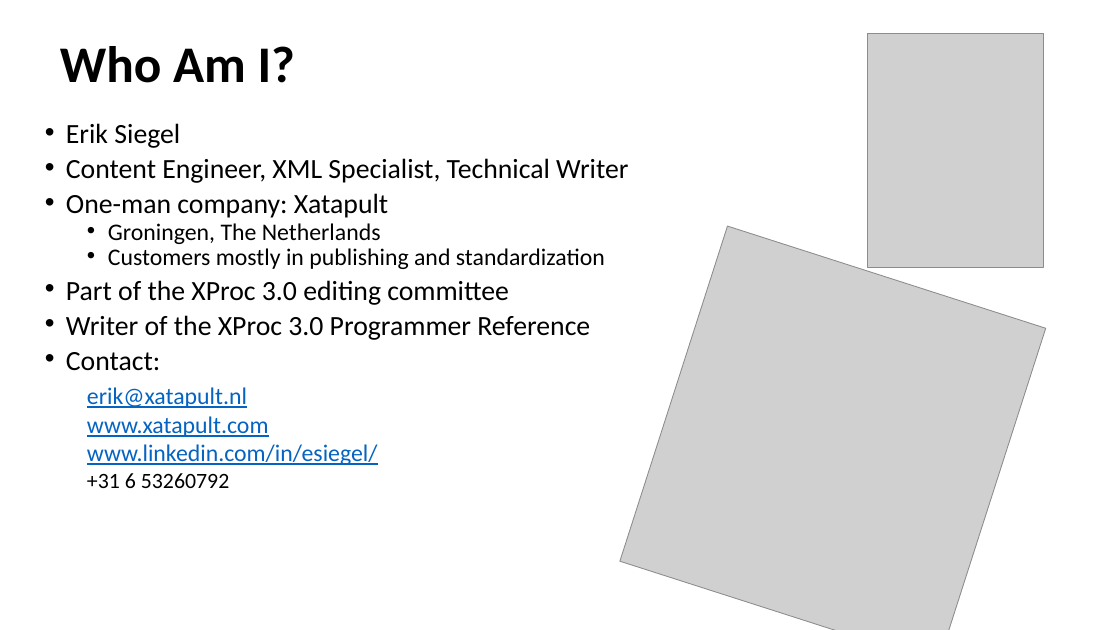
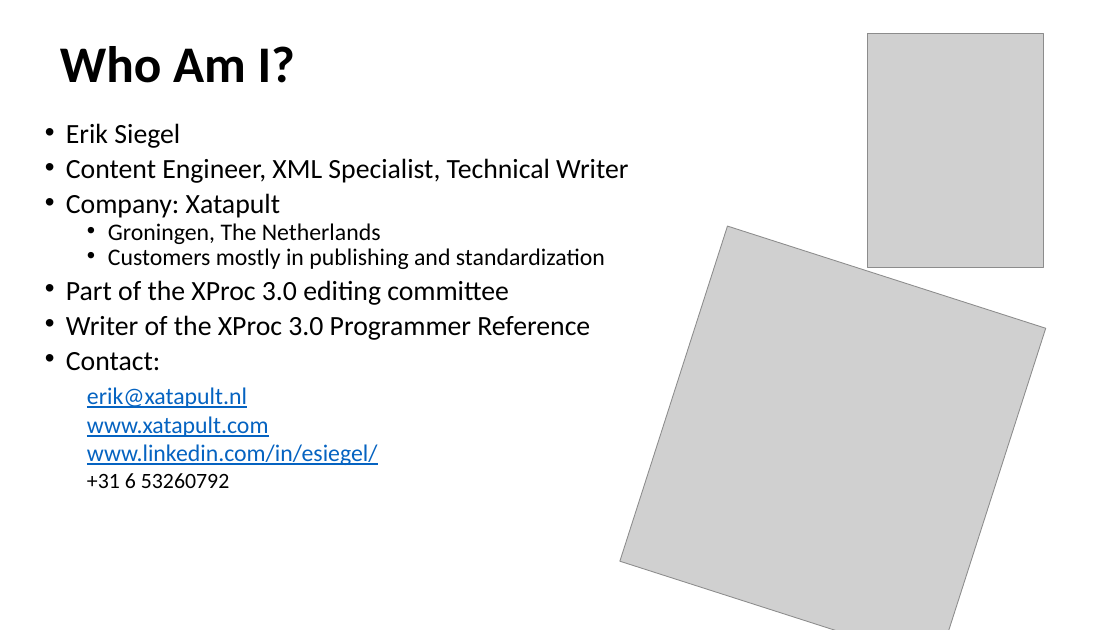
Before and after one commit to xatapult/markupuk-2020, a slide deck: slide 2 of 101-A/presentation/markupuk-2020-101-A.pptx. Drawn at 1120x630 pixels with LibreOffice and Linux fonts; fonts in the diff are those of the drawing; grey boxes stand for pictures; background and template pictures are left out. Boxes give left, top, right and bottom in pixels: in the first picture for what was removed or moved away, otherwise in the second. Text is boxed around its words. In the diff, an @@ line names an element or a change of style, - is before the commit and + after.

```diff
--- a/101-A/presentation/markupuk-2020-101-A.pptx
+++ b/101-A/presentation/markupuk-2020-101-A.pptx
@@ text at box(66, 193, 280, 218): text changed @@
-• One-man company: Xatapult
+• Company: Xatapult
```
Also in this commit, not shown: 1 other slide changed, 1 slide added, 16 slides removed, 3 other files.
